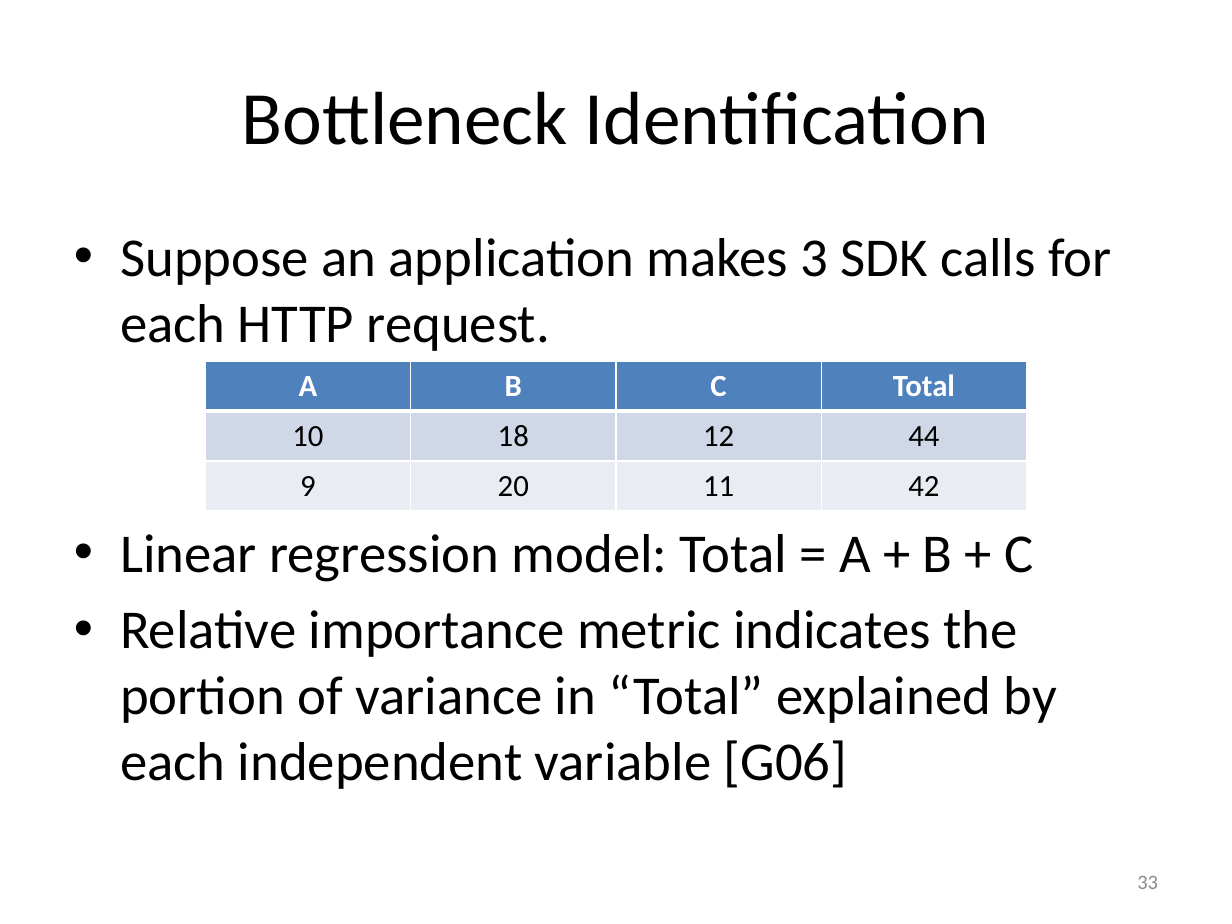
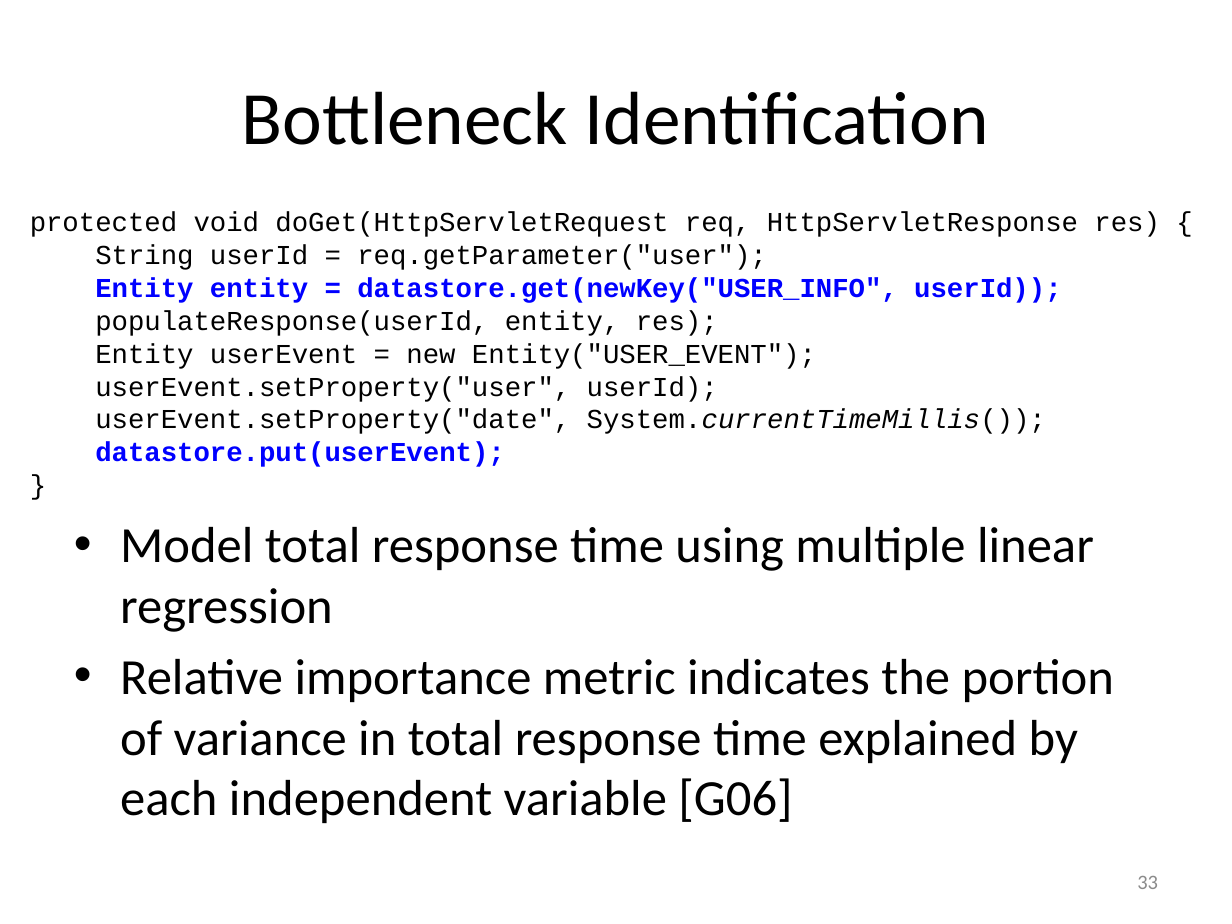
Before and after one commit to Dithn/eager-appscale, a slide deck: slide 33 of Eager/elk-experiment/appserver/system_design.pptx. Drawn at 1232x924 pixels with LibreOffice and Linux fonts; fonts in the diff are those of the drawing. Boxes give left, top, right and bottom in pixels: in the first picture for what was removed or moved away, otherwise in the second. Text is boxed around its words. In the diff, an @@ line names an element or a change of style, - is before the commit and + after.

```diff
--- a/Eager/elk-experiment/appserver/system_design.pptx
+++ b/Eager/elk-experiment/appserver/system_design.pptx
@@ text added at [30,212,1160,467], 16 pt, text #000000 @@
+protected void doGet(HttpServletRequest req, HttpServletResponse res) {
+String userId = req.getParameter("user");
+Entity entity = datastore.get(newKey("USER_INFO", userId));
+populateResponse(userId, entity, res);
+Entity userEvent = new Entity("USER_EVENT");
+userEvent.setProperty("user", userId);
+userEvent.setProperty("date", System.currentTimeMillis());
+datastore.put(userEvent);
+}
@@ table removed at [206,361,1029,511], 3 rows, 4 columns @@
-A | B | C | Total
-10 | 18 | 12 | 44
-9 | 20 | 11 | 42
@@ text at [120,527,1114,823]: text changed; size 32 to 29.6 pt @@
-• Suppose an application makes 3 SDK calls for each HTTP request.
-• Linear regression model: Total = A + B + C
-• Relative importance metric indicates the portion of variance in “Total” explained by each independent variable [G06]
+• Model total response time using multiple linear regression
+• Relative importance metric indicates the portion of variance in total response time explained by each independent variable [G06]
```
Also in this commit, not shown: 2 other slides changed.
